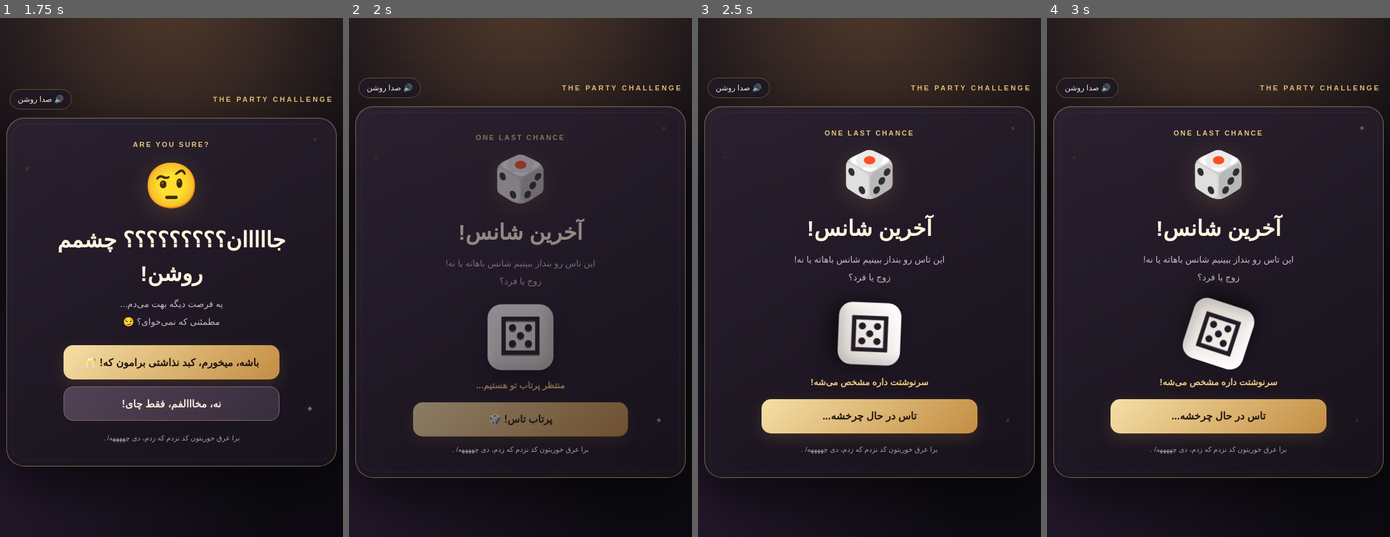
Above: before the commit, frames 1-4 (left to right).
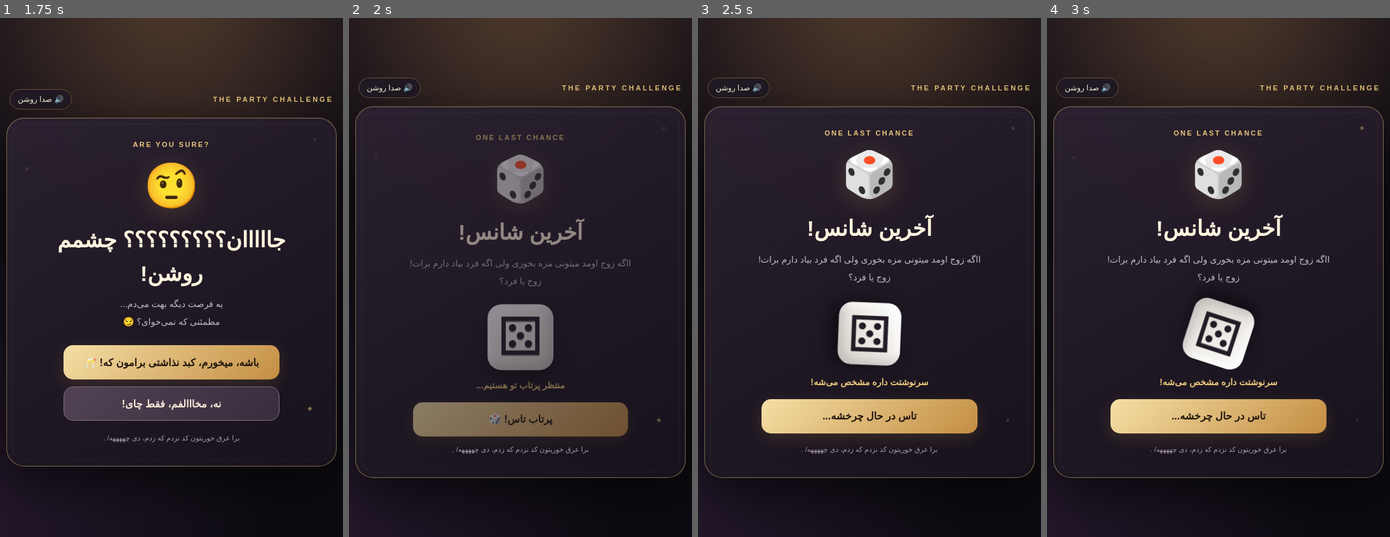
Above: after the commit, the same moments.

Repository: MeysamModiryan/party_game
Game: browser game, page index.html
Two runs of this game, one before a commit and one after it. Both use one fixed random seed, a clock stepped at 60 frames per second and the inputs below.
Inputs:
- Up to frame 1 (1.75 s): click "هییینه!! گا ریاس؟ نمیخورم 🙅" at 1.27 s
- Up to frame 2 (2 s): click "نه، مخااالفم، فقط چای!" at 1.87 s
- Up to frame 3 (2.5 s): click "پرتاب تاس! 🎲" at 2.47 s
- Up to frame 4 (3 s): no input

Frame 1 is identical in both runs. In frame 2, 0.3% of the frame differs, in the area x 17-83%, y 46-49%; in frame 3, 0.4%, in the area x 17-83%, y 45-48%; in frame 4, 0.4%.

Commit message:
Update index.html

Diff:
--- a/index.html
+++ b/index.html
@@ -126,7 +126,7 @@
         <img class="champagne-art" src="champagne.gif" alt="انیمیشن باز شدن بطری و پر شدن لیوان شامپاین">
         <div class="cheers-word">CHEEEERS!</div>
         <div class="celebrate">🥂 🎉 ✨</div>
-        <p class="result-copy">به سلامتی رفاقت! مهم اینه که به همه خوش بگذره ❤️</p>
+        <p class="result-copy">به سلامتی شپگ که نمیخوره! ❤️</p>
         <button class="btn btn-soft" type="button" onclick="restart()">از اول بازی کنیم</button>
       </section>
 
@@ -134,7 +134,7 @@
         <div class="eyebrow">ONE LAST CHANCE</div>
         <div class="hero-mark">🎲</div>
         <h1>آخرین شانس!</h1>
-        <p class="lead">این تاس رو بنداز ببینیم شانس باهاته یا نه!<br>زوج یا فرد؟</p>
+        <p class="lead">ااگه زوج اومد میتونی مزه بخوری ولی اگه فرد بیاد دارم برات!<br>زوج یا فرد؟</p>
         <div class="dice-wrap"><div class="die" id="die" aria-label="تاس">⚄</div></div>
         <div class="result-number" id="diceNumber" aria-live="polite">منتظر پرتاب تو هستیم...</div>
         <div class="actions">
@@ -146,7 +146,7 @@
         <div class="eyebrow">LUCKY YOU</div>
         <div class="hero-mark">🧀🥒</div>
         <div class="result-title">شانس آوردی رفیق! 😂</div>
-        <p class="result-copy">ایرادی نداره! می‌تونی از مزه‌های مهمونی لذت ببری. انتخاب نوشیدنی کاملاً با خودته.</p>
+        <p class="result-copy">ایرادی نداره! می‌تونی از مزه‌های مهمونی لذت ببری. تو چای بخور.</p>
         <button class="btn btn-soft" type="button" onclick="restart()">دوباره بازی کنیم</button>
       </section>
 
